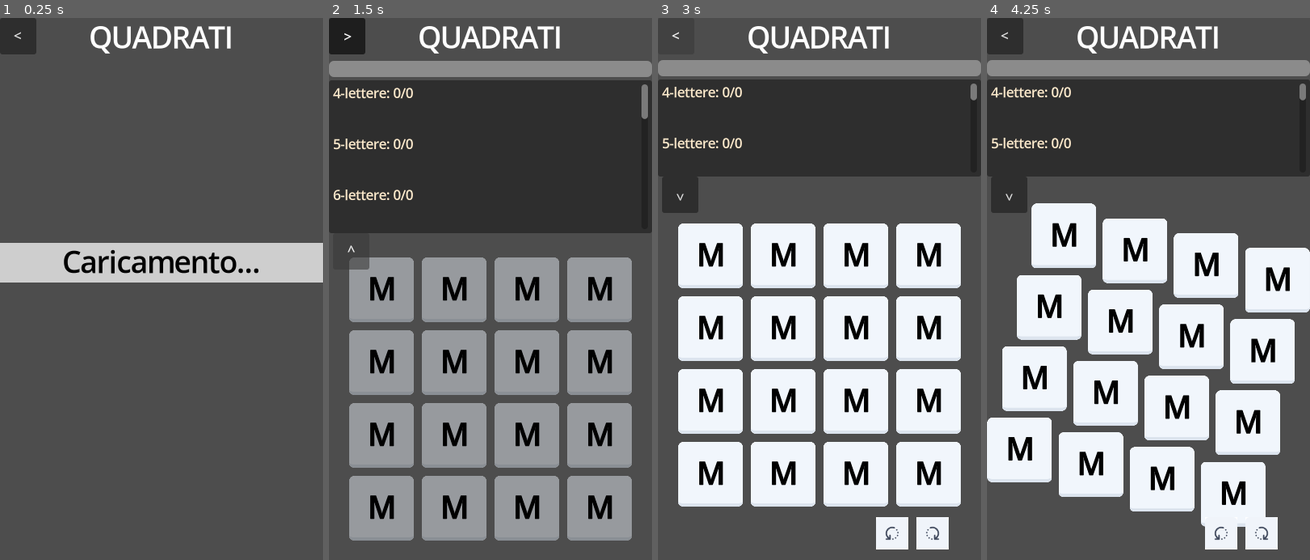
Above: before the commit, frames 1-4 (left to right).
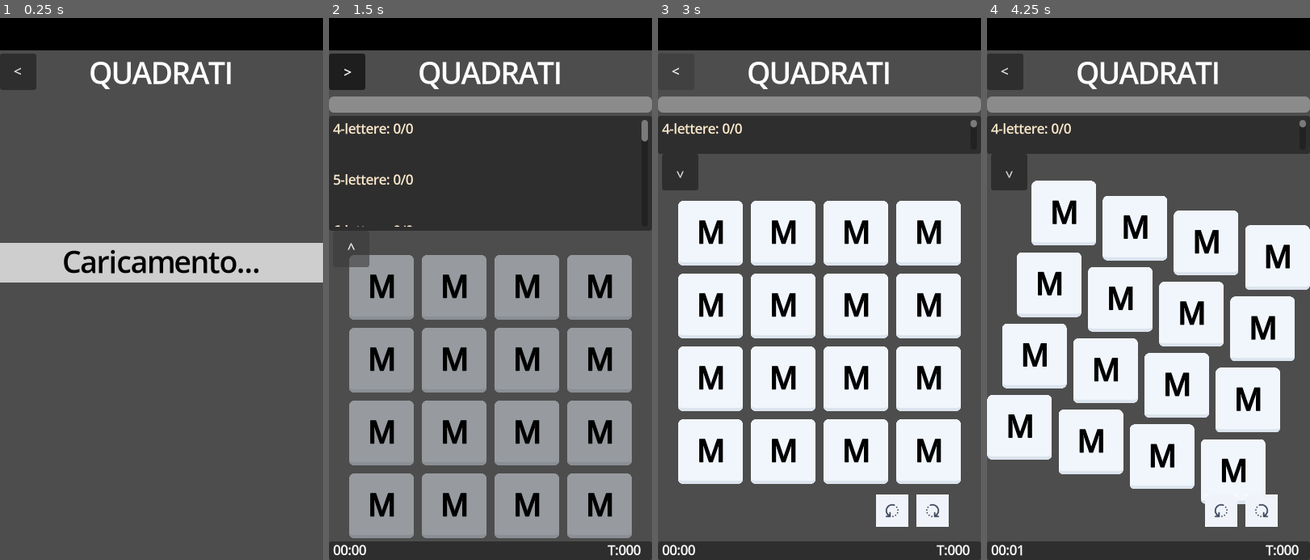
Above: after the commit, the same moments.

Repository: MarcoRizz/quadrati
Game: Godot game, scene res://scenes/main.tscn
The game is run twice, just before and just after one commit, with the same random seed, the same clock (stepped at 60 frames per second) and the same inputs.
Inputs (mouse positions are in pixels of both pictures, inside the frame that each line leads up to; where the layout moved, square brackets give the same spot in the first picture):
- Up to frame 1 (0.25 s): no input
- Up to frame 2 (1.5 s): click "<" at 0.5 s; click "^" at 1.25 s
- Up to frame 3 (3 s): click (709, 289) at 2.02 s; click "<" at 2.75 s
- Up to frame 4 (4.25 s): click (1219, 511) [1219, 532] at 3.5 s

The runs differ from the first frame. In frame 1, 7.7% of the frame differs, in the area x 0-100%, y 0-14%; in frame 2, 25%; in frame 3, 45%; in frame 4, 47%, in the area x 0-100%, y 0-100%.
Error before the commit: Trying to assign value of type 'Nil' to a variable of type 'Dictionary'. (res://scripts/main.gd:91)
Error after the commit: Trying to assign value of type 'Nil' to a variable of type 'Dictionary'. (res://scripts/main.gd:94)

Commit message:
inizio stats

Diff:
--- a/scenes/main.tscn
+++ b/scenes/main.tscn
@@ -13,6 +13,11 @@
 anchor_bottom = 1.0
 grow_horizontal = 2
 grow_vertical = 2
+
+[node name="BlackBand" type="ColorRect" parent="VBox"]
+custom_minimum_size = Vector2(0, 40)
+layout_mode = 2
+color = Color(0, 0, 0, 1)
 
 [node name="Title" type="Label" parent="VBox"]
 layout_mode = 2
--- a/scenes/main_game.tscn
+++ b/scenes/main_game.tscn
@@ -6,6 +6,7 @@
 [ext_resource type="Script" path="res://scripts/progress_bar.gd" id="4_gwx55"]
 [ext_resource type="PackedScene" uid="uid://cbbhu4y4ff6ye" path="res://scenes/wordpanel.tscn" id="5_o0gvf"]
 [ext_resource type="Texture2D" uid="uid://cohsvggssqult" path="res://assets/rotate.png" id="6_va4aj"]
+[ext_resource type="PackedScene" uid="uid://50quxcmfn0nb" path="res://scenes/stats.tscn" id="7_js6ms"]
 
 [sub_resource type="StyleBoxEmpty" id="StyleBoxEmpty_e7gxh"]
 
@@ -36,7 +37,7 @@
 script = ExtResource("4_gwx55")
 
 [node name="WordPanel" parent="VBox" instance=ExtResource("5_o0gvf")]
-custom_minimum_size = Vector2(380, 120)
+custom_minimum_size = Vector2(0, 0)
 layout_mode = 2
 size_flags_vertical = 3
 
@@ -97,6 +98,9 @@
 layout_mode = 2
 theme_override_styles/separator = SubResource("StyleBoxEmpty_e7gxh")
 
+[node name="Stats" parent="VBox" instance=ExtResource("7_js6ms")]
+layout_mode = 2
+
 [connection signal="initials_threshold_signal" from="VBox/ProgressBar" to="VBox/Grid" method="_on_progress_bar_initials_threshold_signal"]
 [connection signal="expand" from="VBox/WordPanel" to="." method="_on_word_panel_expand"]
 [connection signal="show_path" from="VBox/WordPanel" to="." method="_on_wordpanel_show_path"]
--- /dev/null
+++ b/scenes/stats.tscn
@@ -0,0 +1,30 @@
+[gd_scene load_steps=2 format=3 uid="uid://50quxcmfn0nb"]
+
+[ext_resource type="Script" path="res://scripts/stats.gd" id="1_188w2"]
+
+[node name="PanelContainer" type="PanelContainer"]
+anchors_preset = 12
+anchor_top = 1.0
+anchor_right = 1.0
+anchor_bottom = 1.0
+offset_top = -23.0
+grow_horizontal = 2
+grow_vertical = 0
+scale = Vector2(1, 1.00412)
+script = ExtResource("1_188w2")
+
+[node name="MarginContainer" type="MarginContainer" parent="."]
+layout_mode = 2
+theme_override_constants/margin_left = 5
+theme_override_constants/margin_right = 5
+
+[node name="Time" type="Label" parent="MarginContainer"]
+layout_mode = 2
+size_flags_horizontal = 0
+text = "00h00:00"
+
+[node name="Tentativi" type="Label" parent="MarginContainer"]
+custom_minimum_size = Vector2(50, 0)
+layout_mode = 2
+size_flags_horizontal = 8
+text = "T:000"
--- a/scenes/yesterday_game.tscn
+++ b/scenes/yesterday_game.tscn
@@ -4,23 +4,25 @@
 [ext_resource type="PackedScene" uid="uid://knuk1qdilmis" path="res://scenes/grid.tscn" id="2_qucot"]
 [ext_resource type="Script" path="res://scripts/display.gd" id="4_wdbl3"]
 [ext_resource type="PackedScene" uid="uid://cbbhu4y4ff6ye" path="res://scenes/wordpanel.tscn" id="5_25nog"]
+[ext_resource type="PackedScene" uid="uid://50quxcmfn0nb" path="res://scenes/stats.tscn" id="6_s5kpk"]
 [ext_resource type="Script" path="res://scripts/progress_bar.gd" id="7_ncndv"]
-
-[sub_resource type="StyleBoxEmpty" id="StyleBoxEmpty_1h8is"]
 
 [node name="Game" type="Control"]
 layout_mode = 3
-anchors_preset = 10
+anchors_preset = 15
 anchor_right = 1.0
+anchor_bottom = 1.0
 grow_horizontal = 2
+grow_vertical = 2
 script = ExtResource("1_04fum")
 
 [node name="VBox" type="VBoxContainer" parent="."]
 layout_mode = 1
-anchors_preset = 10
+anchors_preset = 15
 anchor_right = 1.0
-offset_bottom = 617.0
+anchor_bottom = 1.0
 grow_horizontal = 2
+grow_vertical = 2
 
 [node name="ProgressBar" type="ProgressBar" parent="VBox"]
 custom_minimum_size = Vector2(0, 20)
@@ -30,7 +32,6 @@
 script = ExtResource("7_ncndv")
 
 [node name="WordPanel" parent="VBox" instance=ExtResource("5_25nog")]
-custom_minimum_size = Vector2(0, 0)
 layout_mode = 2
 size_flags_vertical = 3
 
@@ -46,10 +47,8 @@
 layout_mode = 2
 size_flags_horizontal = 4
 
-[node name="HSeparator2" type="HSeparator" parent="VBox"]
-custom_minimum_size = Vector2(0, 20)
+[node name="Stats" parent="VBox" instance=ExtResource("6_s5kpk")]
 layout_mode = 2
-theme_override_styles/separator = SubResource("StyleBoxEmpty_1h8is")
 
 [connection signal="initials_threshold_signal" from="VBox/ProgressBar" to="VBox/Grid" method="_on_progress_bar_initials_threshold_signal"]
 [connection signal="show_path" from="VBox/WordPanel" to="." method="_on_wordpanel_show_path"]
--- a/scripts/grid.gd
+++ b/scripts/grid.gd
@@ -19,7 +19,6 @@
 					  [$GridContainer/tile30, $GridContainer/tile31, $GridContainer/tile32, $GridContainer/tile33]]
 
 signal attempt_changed(add_char: bool, char: String)
-signal attempt_emitted(word: String)
 signal clear()
 
 var attempt_tiles: Array[Object]
@@ -63,9 +62,6 @@
 			#potrei avere un path plottato
 			path.mod_clear_points()
 			path.default_color = Color.YELLOW
-
-		elif valid_attempt:
-			attempt_emitted.emit()
 
 
 func instantiate(data: Dictionary) -> void:
--- a/scripts/main.gd
+++ b/scripts/main.gd
@@ -73,6 +73,9 @@
 
 # Called when the HTTP request is completed.
 func _http_request_completed(result, response_code, headers, body):
+	# Disabilito la chisira automatica per permettere il salvataggio delle stats
+	get_tree().auto_accept_quit = false
+
 	if not result == 0:
 		print("An error occurred in the HTTP request, error " + str(result))
 		if FileAccess.file_exists(fileName_actual_grid):
@@ -152,6 +155,17 @@
 	midText_obj.hide()
 
 
+func _notification(what: int) -> void:
+	# Se ricevi una notifica di chiusura salvo le stats
+	if what == NOTIFICATION_WM_CLOSE_REQUEST or what == NOTIFICATION_APPLICATION_PAUSED:
+
+		if not game_obj.yesterday_mode:
+			todaysSave.stats = game_obj.get_stats()
+			save_dictionary_file(todaysSave, fileName_actual_results)
+
+		get_tree().quit()
+
+
 func valid_game_file(file: Dictionary) -> bool:
 	return file.has("grid") and file.has("words") and file.has("passingLinks") and file.has("startingLinks") and file.has("todaysNum")
 
@@ -173,6 +187,11 @@
 			#TODO: messaggio a schermo
 			print("corrupted old json file, old results view canceled")
 			return
+
+		# Sono sicuro di procedere, salvo le stats della partita in corso
+		todaysSave.stats = game_obj.get_stats()
+		save_dictionary_file(todaysSave, fileName_actual_results)
+
 		save_to_load = load_json_file(fileName_old_results)
 		if not valid_save_file(save_to_load) or not save_to_load.todaysNum == game_to_load.todaysNum:
 			if not valid_save_file(save_to_load) and not save_to_load == {}:
@@ -243,12 +262,14 @@
 	midText_HideButt.show()
 
 
-func _on_game_attempt_result(word_finded: AttemptResult, word: String) -> void:
-	if word_finded == AttemptResult.NEW_FIND:
-		todaysSave.wordsFinded.append(word)
-		save_dictionary_file(todaysSave, fileName_actual_results)
-	elif word_finded == AttemptResult.BONUS:
-		todaysSave.bonusFinded.append(word)
+func _on_game_attempt_result(result: AttemptResult, word: String) -> void:
+	if result == AttemptResult.NEW_FIND or result == AttemptResult.BONUS:
+		if result == AttemptResult.NEW_FIND:
+			todaysSave.wordsFinded.append(word)
+		elif result == AttemptResult.BONUS:
+			todaysSave.bonusFinded.append(word)
+
+		todaysSave.stats = game_obj.get_stats()
 		save_dictionary_file(todaysSave, fileName_actual_results)
 
 
--- a/scripts/main_game.gd
+++ b/scripts/main_game.gd
@@ -12,6 +12,7 @@
 @onready var display_obj = $VBox/Display
 @onready var wordPanel_obj = $VBox/WordPanel
 @onready var progressBar_obj = $VBox/ProgressBar
+@onready var stats_obj = $VBox/Stats
 
 signal attempt_result(word_finded: AttemptResult, word: String)
 signal game_complete()
@@ -68,6 +69,7 @@
 
 			var word = display_obj.text
 			grid_obj.set_answer(result, word)
+			stats_obj.add_attempt(result, word)
 			if result == AttemptResult.NEW_FIND:
 				wordPanel_obj.add_word(word)
 				progressBar_obj.increase(word)
@@ -81,6 +83,7 @@
 	if yesterday_mode:
 		grid_obj.set_yesterday_mode()
 		wordPanel_obj.set_yesterday_mode()
+		stats_obj.set_yesterday_mode()
 	# Aggiungi le parole
 	for i_parola in data.words:
 		words.append(i_parola)
@@ -113,6 +116,11 @@
 			bonus_finded.append(i_parola)
 			wordPanel_obj.add_bonus(i_parola)
 			progressBar_obj.increase_bonus(i_parola)
+
+	# Carico le statistiche
+	if save.has("stats"):
+		stats_obj.time = save.stats.timer
+		stats_obj.set_attempts(save.stats.attempts_n)
 
 	# Se sono in yesterday_mode rivelo le rimanenti
 	if yesterday_mode:
@@ -180,3 +188,7 @@
 
 func _on_word_panel_expand(expansion_toggle: bool) -> void:
 	grid_target_scale = Vector2.ONE * (0.5 if expansion_toggle else 1.0)
+
+
+func get_stats() -> Dictionary:
+	return {"timer" = stats_obj.time, "attempts_n" = stats_obj.attempts_n}
--- /dev/null
+++ b/scripts/stats.gd
@@ -0,0 +1,41 @@
+extends PanelContainer
+
+@onready var label_obj = $MarginContainer/Time
+@onready var tentativi_obj = $MarginContainer/Tentativi
+
+var time: float = 0.0
+var mins: int = 0
+var secs: int = 0
+var hours: int = 0
+
+var attempts_n: int = 0
+
+# Called when the node enters the scene tree for the first time.
+func _ready() -> void:
+	pass # Replace with function body.
+
+
+# Called every frame. 'delta' is the elapsed time since the previous frame.
+func _process(delta: float) -> void:
+	time += delta
+	secs = int(fmod(time, 60))
+	mins = int(fmod(time, 3600) / 60)
+	hours = int(fmod(time, 86400) / 3600)
+
+	if hours == 0:
+		label_obj.text = "%02d:%02d" % [mins, secs]
+	else:
+		label_obj.text = "%02dh%02d:%02d" % [hours, mins, secs]
+
+
+func set_attempts(value: int) -> void:
+	tentativi_obj.text = "T:%03d" % value
+
+
+func add_attempt(_result, word) -> void:
+	if word.length() > 3:
+		attempts_n += 1
+		set_attempts(attempts_n)
+
+func set_yesterday_mode() -> void:
+	set_process(false)
Not shown: 1 places in scenes/main_game.tscn that only renumber resources
